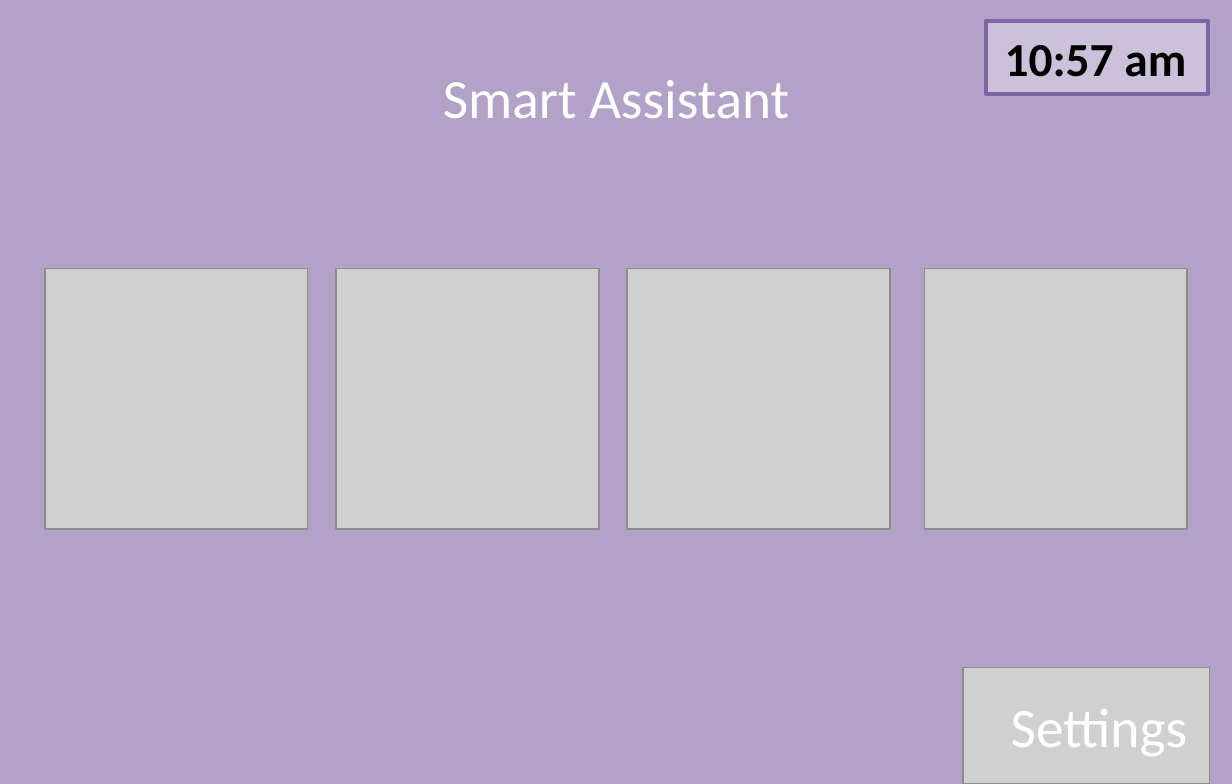
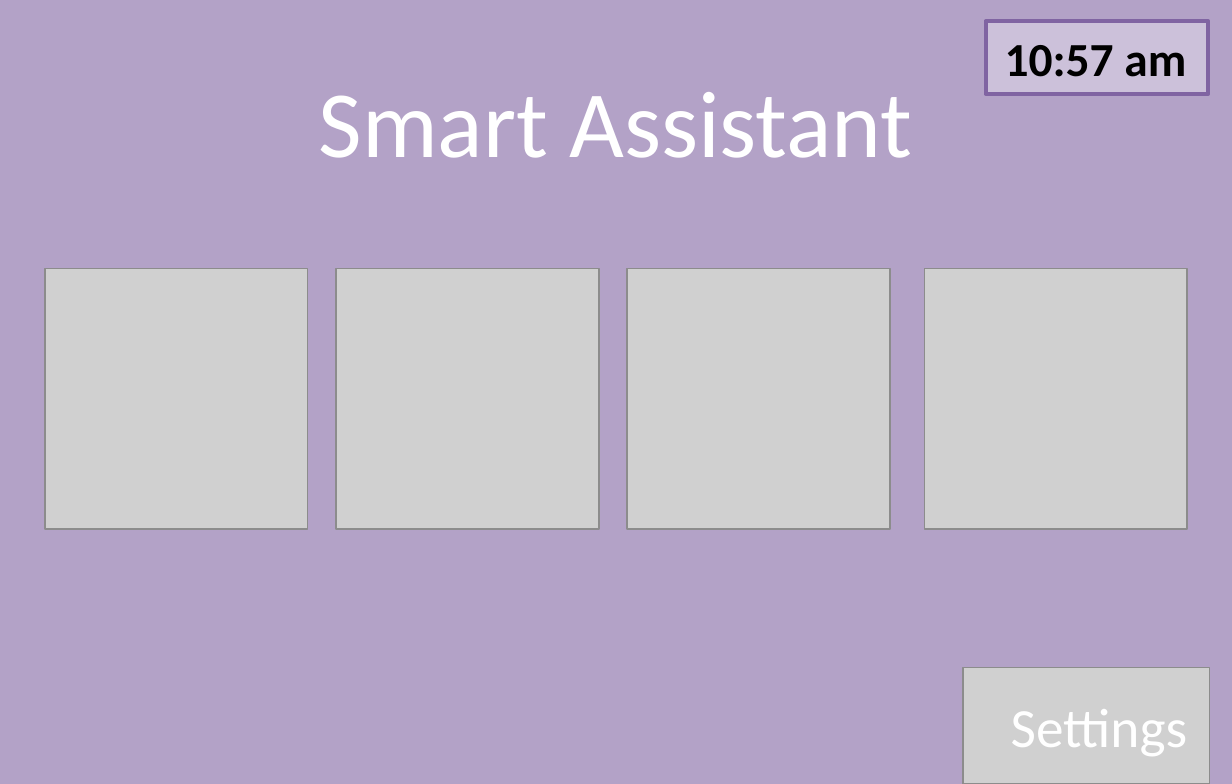
Before and after one commit to Gordo851/Design, a slide deck: slide 1 of story_board.pptx. Drawn at 1232x784 pixels with LibreOffice and Linux fonts; fonts in the diff are those of the drawing; grey boxes stand for pictures. Boxes give left, top, right and bottom in pixels: in the first picture for what was removed or moved away, otherwise in the second. Text is boxed around its words. In the diff, an @@ line names an element or a change of style, - is before the commit and + after.

```diff
--- a/story_board.pptx
+++ b/story_board.pptx
@@ text "Smart Assistant" at <box>319,92,912,158</box>: size 28 to 48 pt @@
```
Also in this commit, not shown: 4 other slides changed, 1 slide added.
